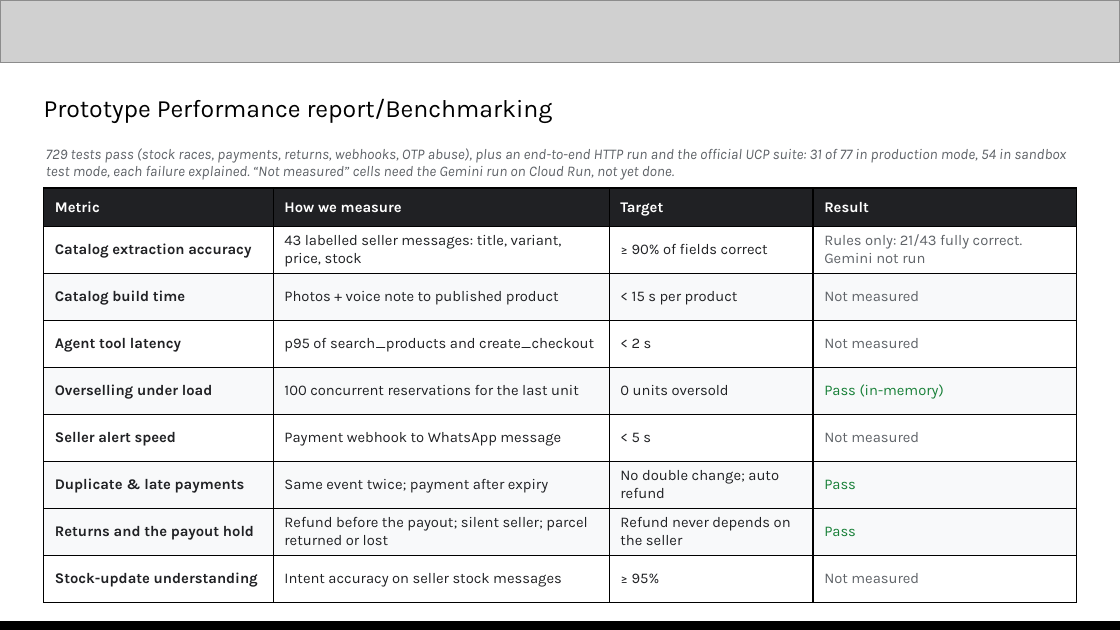
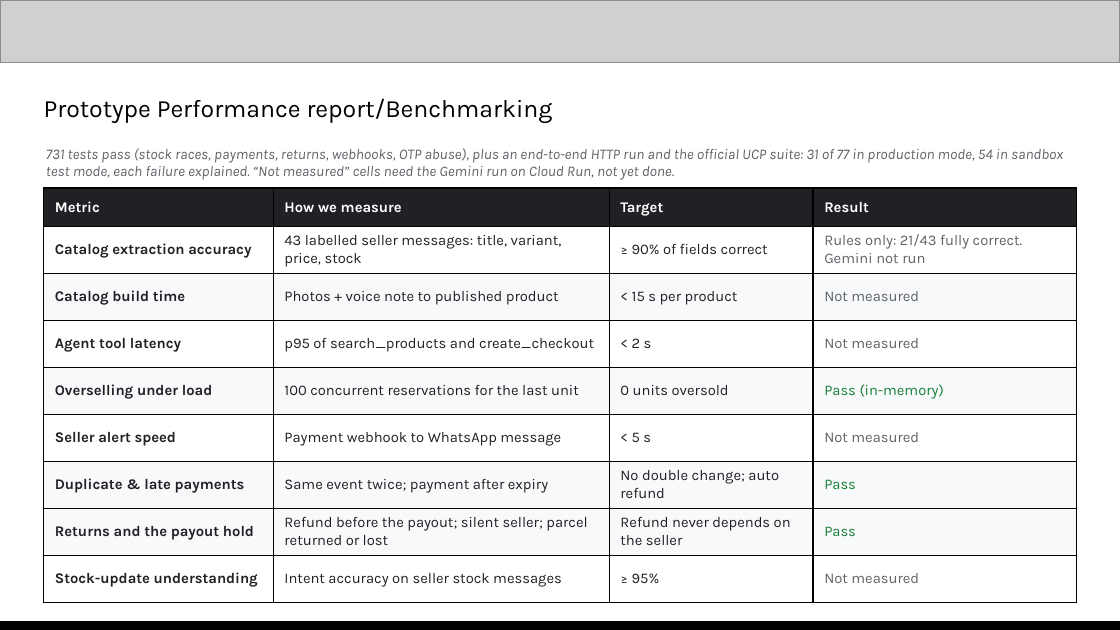
Before and after one commit to galihsatriawan/etalase, a slide deck: slide 11 of submission/Etalase_AI_Builder_Cup_Submission.pptx. Drawn at 1120x630 pixels with LibreOffice and Linux fonts; fonts in the diff are those of the drawing; grey boxes stand for pictures. Boxes give left, top, right and bottom in pixels: in the first picture for what was removed or moved away, otherwise in the second. Text is boxed around its words. In the diff, an @@ line names an element or a change of style, - is before the commit and + after.

```diff
--- a/submission/Etalase_AI_Builder_Cup_Submission.pptx
+++ b/submission/Etalase_AI_Builder_Cup_Submission.pptx
@@ text at (46,148,1063,180): text changed @@
-729 tests pass (stock races, payments, returns, webhooks, OTP abuse), plus an end-to-end HTTP run and the official UCP suite: 31 of 77 in production mode, 54 in sandbox test mode, each failure explained. “Not measured” cells need the Gemini run on Cloud Run, not yet done.
+731 tests pass (stock races, payments, returns, webhooks, OTP abuse), plus an end-to-end HTTP run and the official UCP suite: 31 of 77 in production mode, 54 in sandbox test mode, each failure explained. “Not measured” cells need the Gemini run on Cloud Run, not yet done.
```
Also in this commit, not shown: 14 other files.
